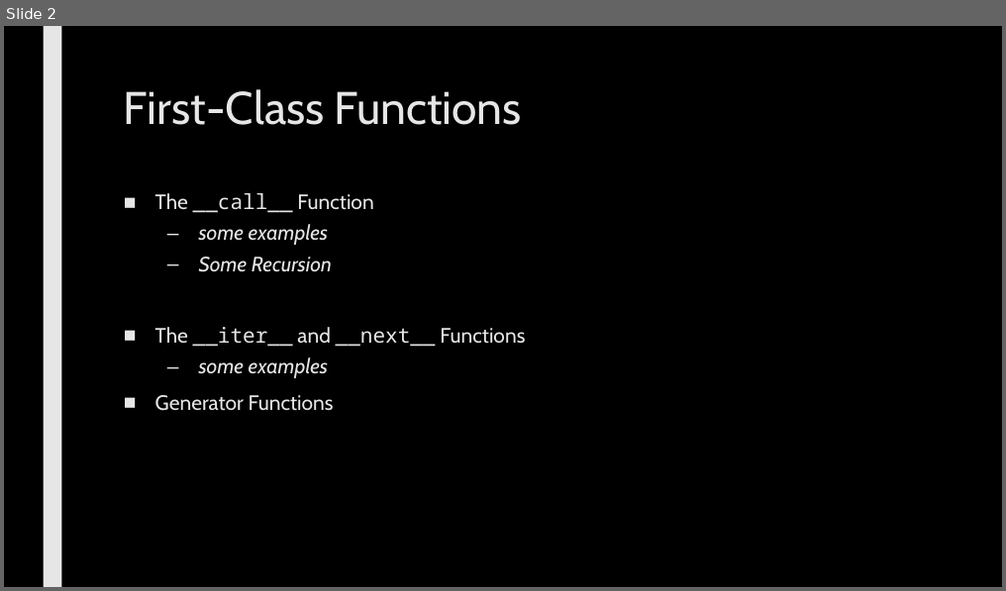
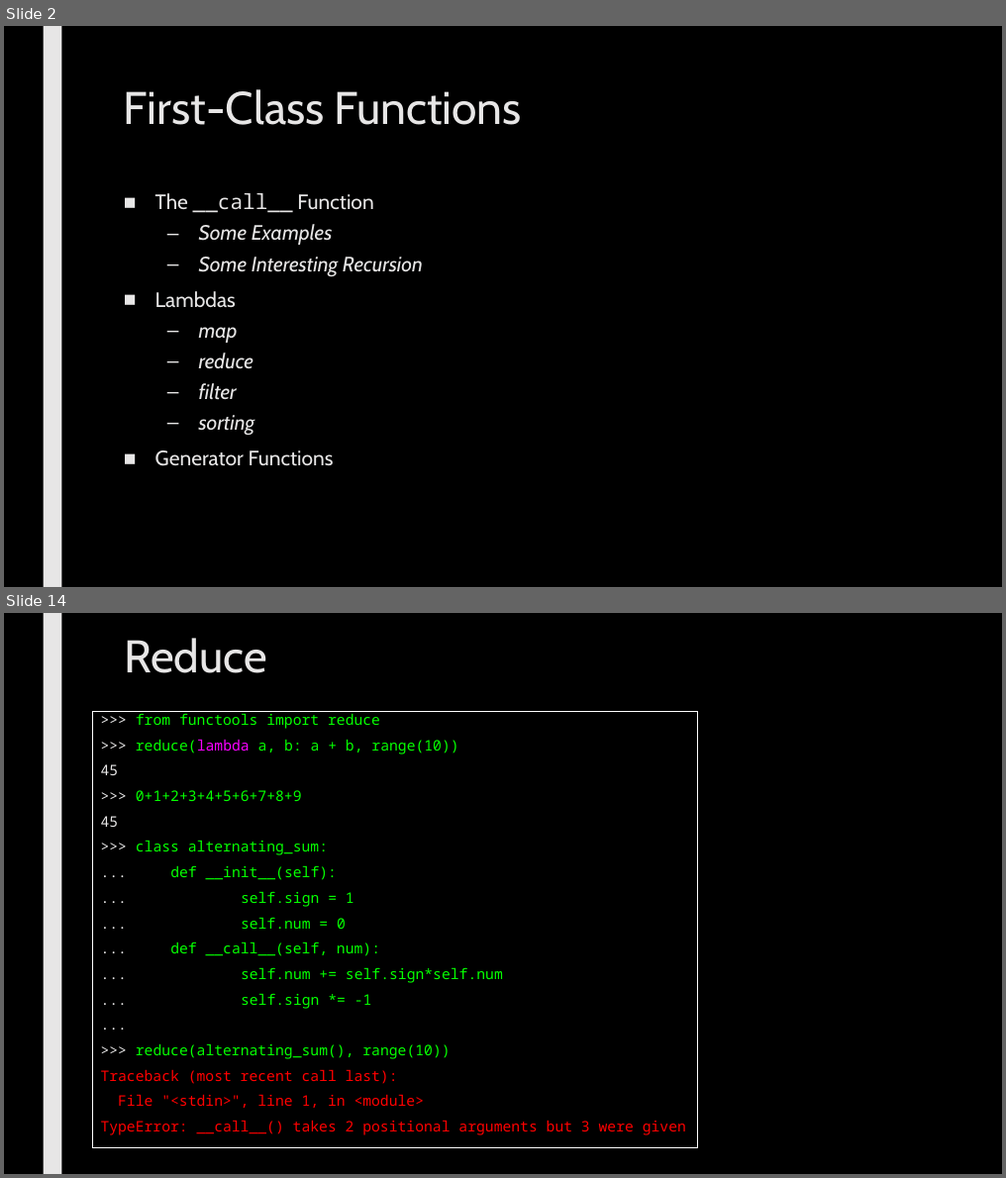
Before and after one commit to max7patek/metaprogramming, a slide deck: slides/02-FirstClassFunctions.pptx. Shown one above the other, each under a label of ours: slide 2 before the commit, slides 2 and 14 after it; the slides between them are not shown. The pictures are 1006x591 and 1006x1178 pixels, drawn with LibreOffice and Linux fonts; fonts in the diff are those of the drawing; grey boxes stand for pictures. Boxes give left, top, right and bottom in pixels: in the first picture for what was removed or moved away, otherwise in the second. Text is boxed around its words. In the diff, an @@ line names an element or a change of style, - is before the commit and + after.

Commit message:
Finshed draft of First-Class Functions slides

```diff
--- a/slides/02-FirstClassFunctions.pptx
+++ b/slides/02-FirstClassFunctions.pptx
@@ slide 14 added at (x1=4, y1=613, x2=1002, y2=1174), background #000000; not listed: 1 template element that a slide beside it also shows @@
@@ title added at (x1=124, y1=638, x2=267, y2=673), 44 pt, text #E7E6E6 @@
+Reduce
@@ rectangle added at (x1=93, y1=711, x2=698, y2=1149), outline #FFFFFF 0.75 pt, 14 pt, text #05FF00 @@
+>>> from functools import reduce
+>>> reduce(lambda a, b: a + b, range(10))
+45
+>>> 0+1+2+3+4+5+6+7+8+9
+45
+>>> class alternating_sum:
+... def __init__(self):
+... self.sign = 1
+... self.num = 0
+... def __call__(self, num):
+... self.num += self.sign*self.num
+... self.sign *= -1
+...
+>>> reduce(alternating_sum(), range(10))
+Traceback (most recent call last):
+File "<stdin>", line 1, in <module>
+TypeError: __call__() takes 2 positional arguments but 3 were given
@@ slide 2 changed as well @@
@@ text at (x1=155, y1=224, x2=423, y2=436): text changed @@
-  – some examples
-  – Some Recursion
-■ The __iter__ and __next__ Functions
-  – some examples
+  – Some Examples
+  – Some Interesting Recursion
+■ Lambdas
+  – map
+  – reduce
+  – filter
+  – sorting
```
Also in this commit, not shown: 15 other slides added, 2 slides removed.
